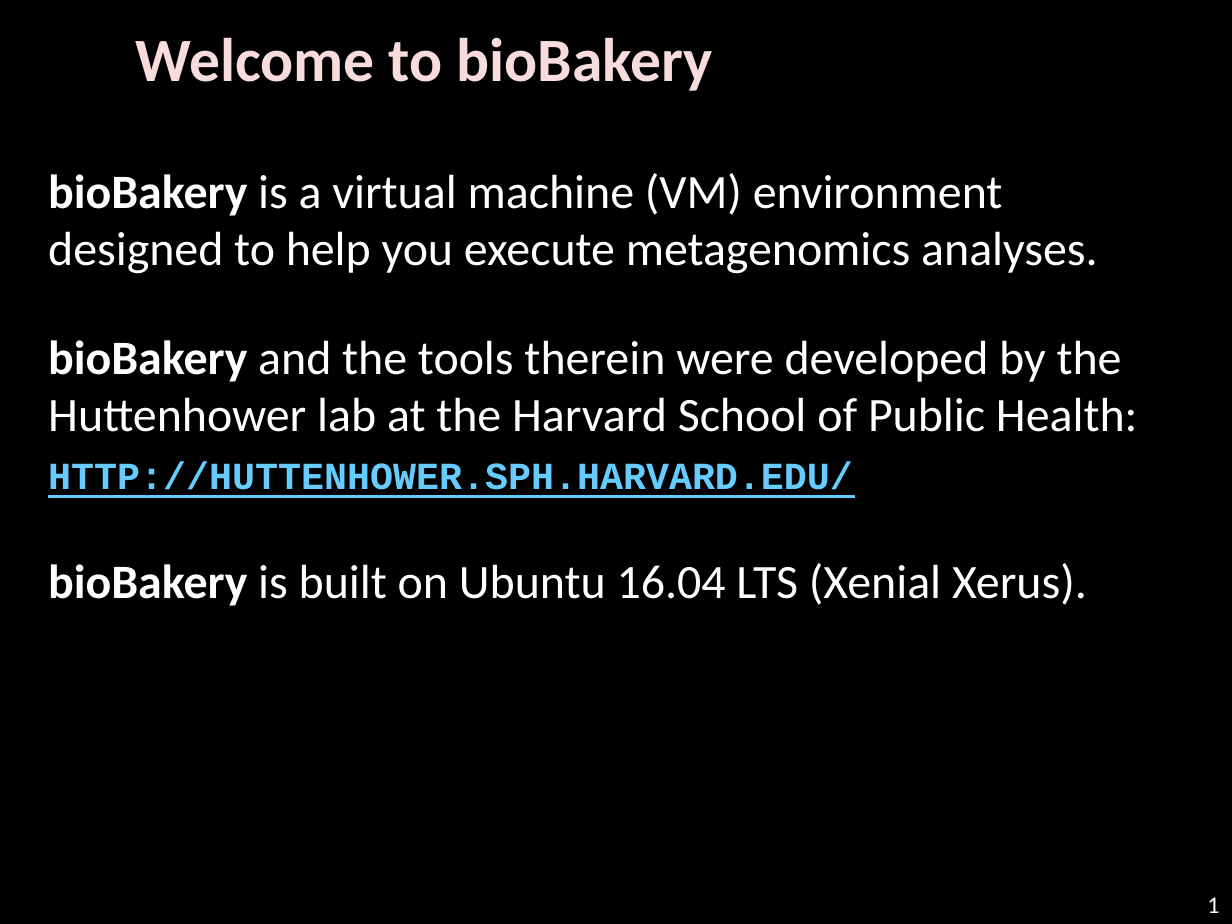
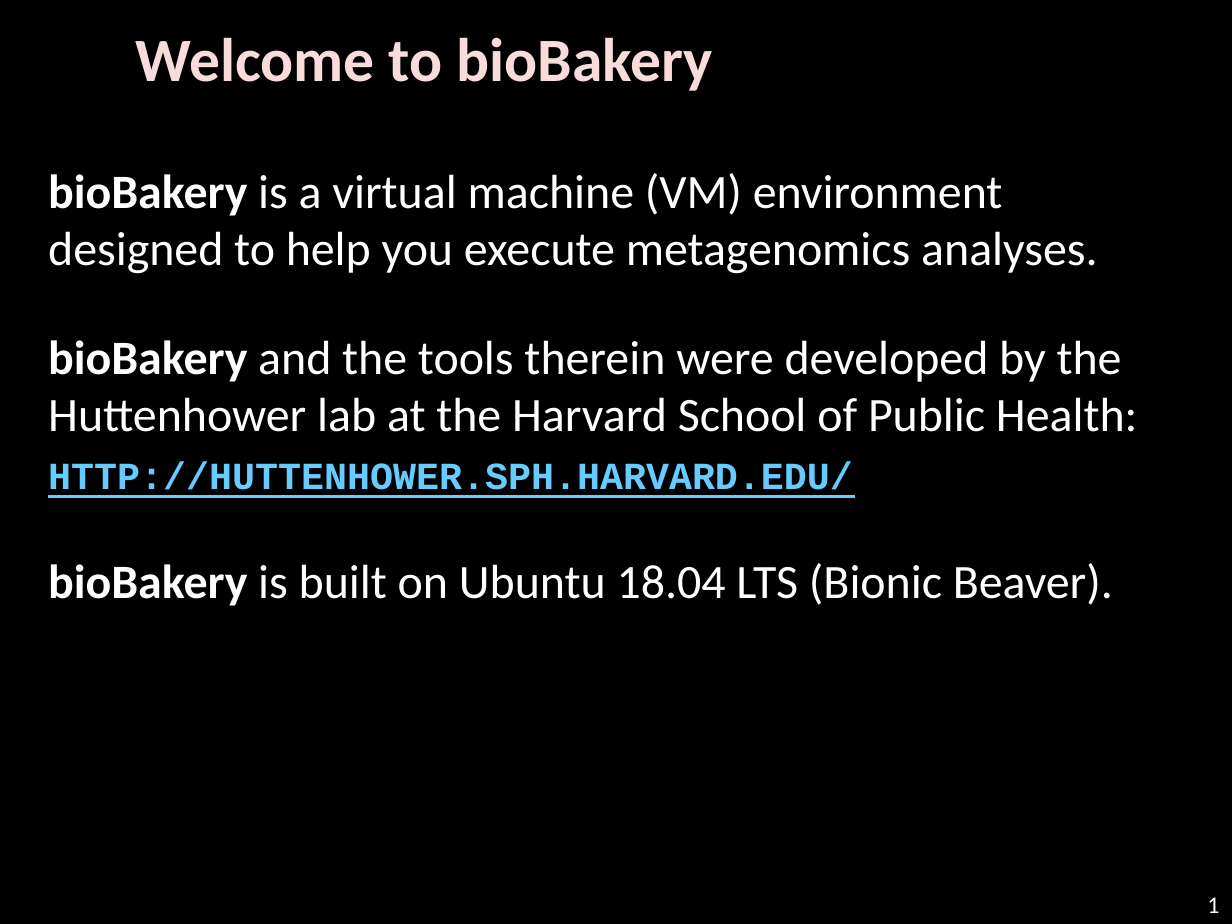
Before and after one commit to biobakery/biobakery, a slide deck: slide 1 of vagrant/biobakery-gui/WELCOME.pptx. Drawn at 1232x924 pixels with LibreOffice and Linux fonts; fonts in the diff are those of the drawing; background and template pictures are left out. Boxes give left, top, right and bottom in pixels: in the first picture for what was removed or moved away, otherwise in the second. Text is boxed around its words. In the diff, an @@ line names an element or a change of style, - is before the commit and + after.

Commit message:
Update vagrantbox provision to replace lightdm config with gdm3 new default, ubuntu 18 changes, conda migrates to pip installs, and update welcome

```diff
--- a/vagrant/biobakery-gui/WELCOME.pptx
+++ b/vagrant/biobakery-gui/WELCOME.pptx
@@ text at box(48, 563, 1113, 606): text changed @@
-bioBakery is built on Ubuntu 16.04 LTS (Xenial Xerus).
+bioBakery is built on Ubuntu 18.04 LTS (Bionic Beaver).
```
Also in this commit, not shown: 4 other slides changed, 8 other files.
